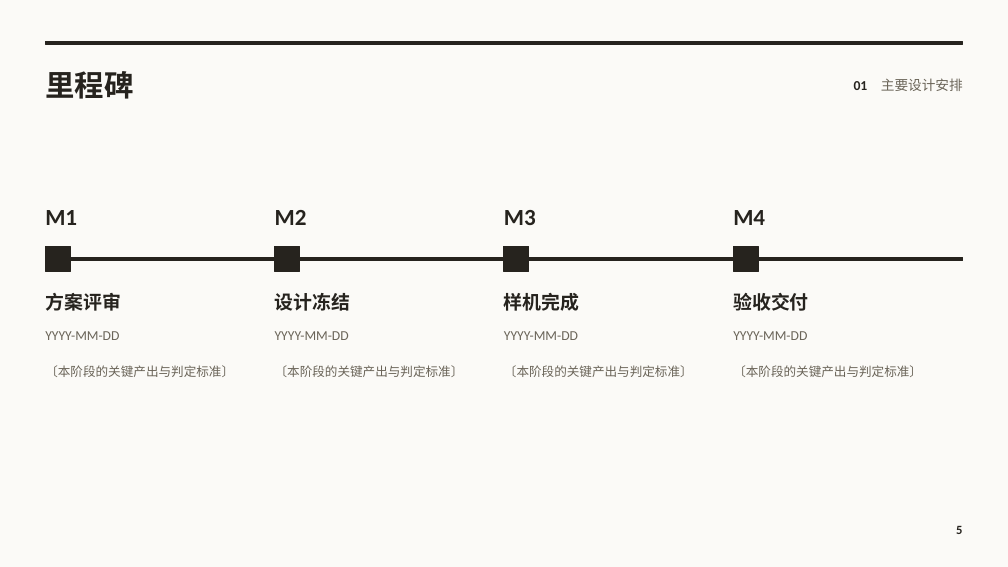
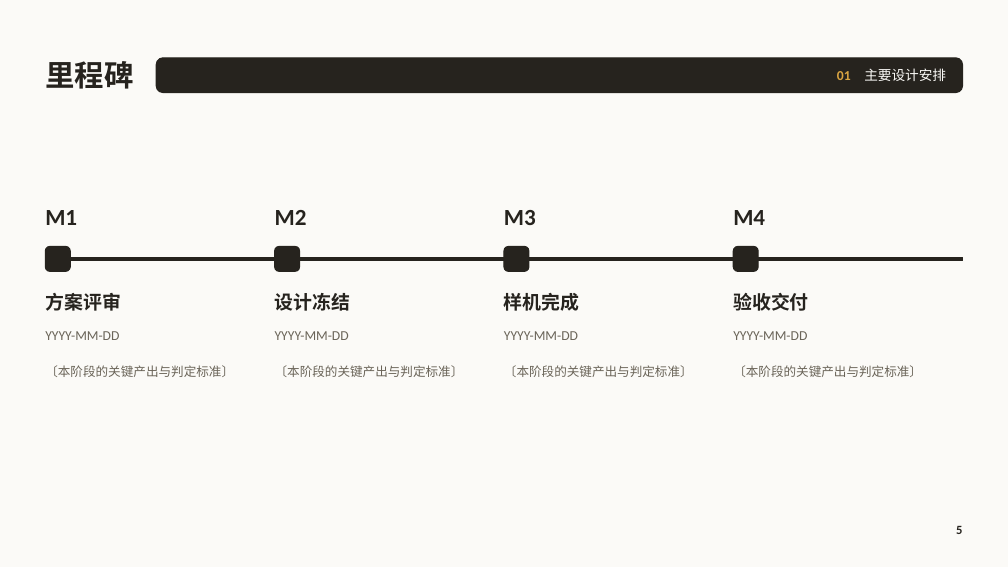
Before and after one commit to cyx3705/0000-000-Template, a slide deck: slide 5 of Unused/b-Office/项目报告.pptx. Drawn at 1008x567 pixels with LibreOffice and Linux fonts; fonts in the diff are those of the drawing; background and template pictures are left out. Boxes give left, top, right and bottom in pixels: in the first picture for what was removed or moved away, otherwise in the second. Text is boxed around its words. In the diff, an @@ line names an element or a change of style, - is before the commit and + after.

Commit message:
office 模板按新风格修正：PPT 块用圆角、线用直线；BOM 列头改白底粗细墨线
- 项目报告.pptx：内容页去掉标题上方的全宽粗横线，改为「标题 + 圆角墨色条」，
  章节标签反白写在条里；封面墨色条、甘特条、里程碑节点、图片占位、流程块改圆角；
  「改进后」与解决路径末步改用墨色边强调，不再整块填墨（每页一个大墨色块）
- BOM表.xlsx：BOM 与修订记录的列头由墨底白字改为白底、顶部粗墨线、底部细墨线
- 风格.md：引用改指向 z-OneHistoryID 目录

```diff
--- a/Unused/b-Office/项目报告.pptx
+++ b/Unused/b-Office/项目报告.pptx
@@ text "里程碑": place and size @@
-text "里程碑" at (45,71,133,99)
+text "里程碑" at (45,61,133,89)
@@ rectangle removed at (45,42,963,45) @@
@@ text "01 主要设计安排": place and size @@
-text "01 主要设计安排" at (854,78,963,91)
+text "01 主要设计安排" at (837,68,946,81)
@@ text "01 主要设计安排" at (837,68,946,81): text colour #26231E to #D9A441 in "01"; text colour #6A6458 to #FBFAF7 in "主要设计安排" @@
@@ rounded rectangle added at (157,58,963,93), fill #26231E, outline #26231E 1 pt @@
@@ rectangle to rounded rectangle in 4 elements at (45,247,70,271), (274,247,299,271), (504,247,529,271), (734,247,758,271) @@
```
Also in this commit, not shown: 16 other slides changed, 2 other files.
